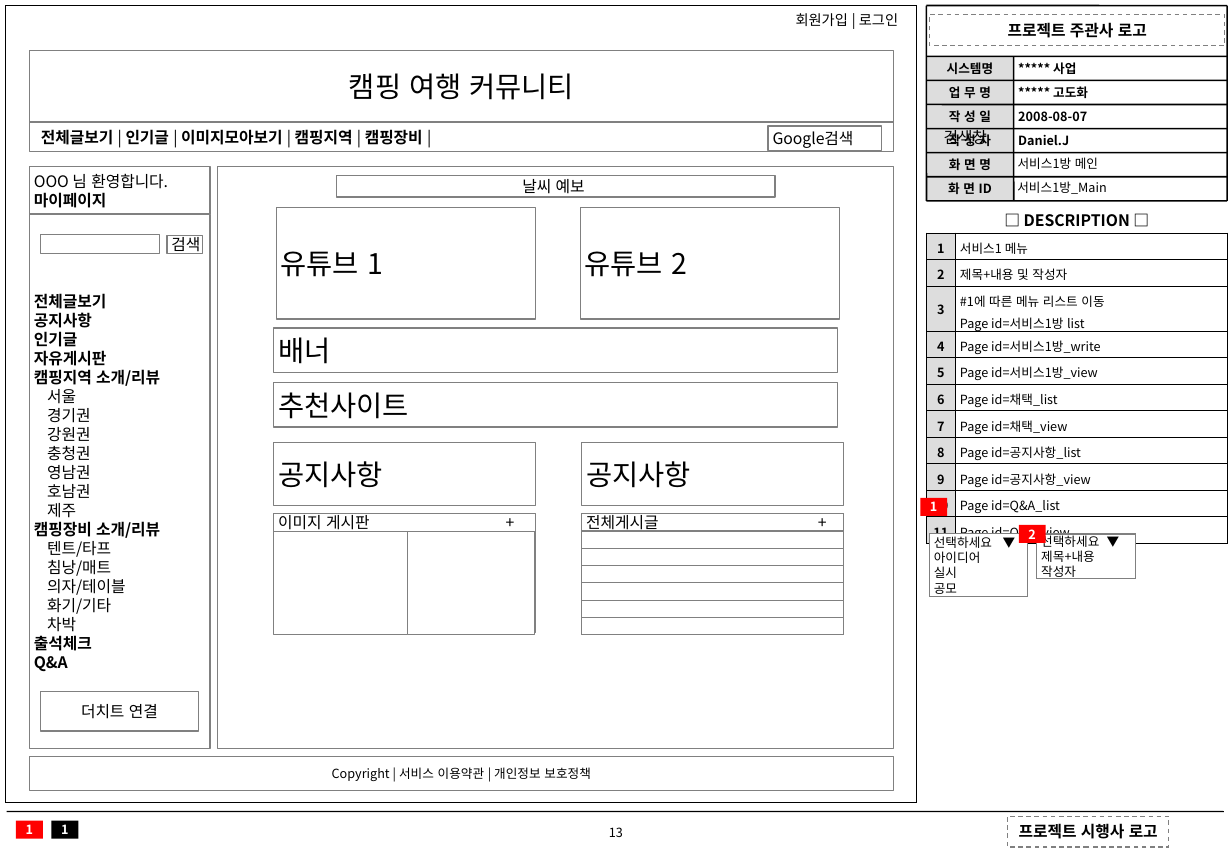
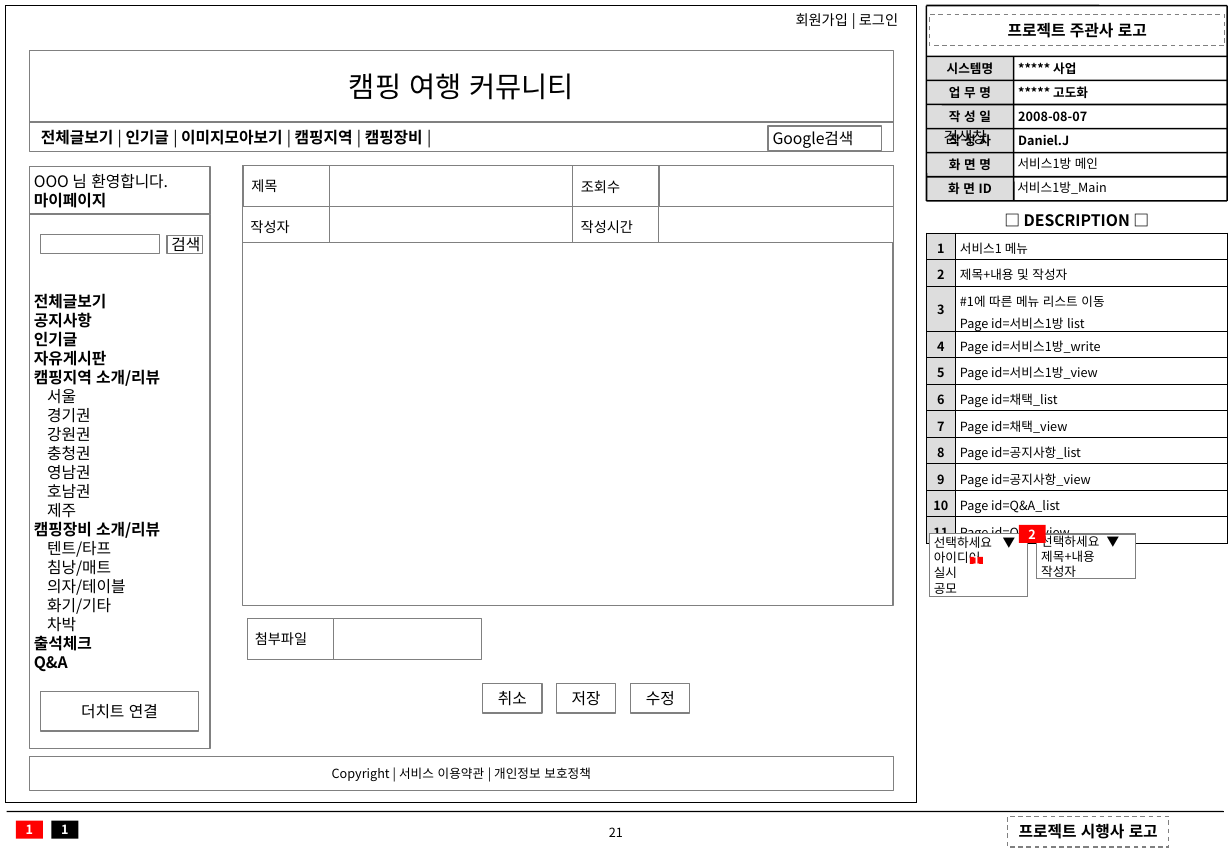
Before and after one commit to dahee2462/camping_community, a slide deck: slide 21 of ex)화면설계서_v1.0.ppt (slide 13 before the commit). Drawn at 1232x853 pixels with LibreOffice and Linux fonts; fonts in the diff are those of the drawing. Boxes give left, top, right and bottom in pixels: in the first picture for what was removed or moved away, otherwise in the second. Text is boxed around its words. In the diff, an @@ line names an element or a change of style, - is before the commit and + after.

```diff
--- a/ex)화면설계서_v1.0.ppt
+++ b/ex)화면설계서_v1.0.ppt
@@ rectangle added at (243,166,893,207), fill #FFFFFF, outline #808080 0.74 pt @@
@@ rectangle added at (243,166,330,207), fill #FFFFFF, outline #808080 0.74 pt, 9 pt, text #000000 @@
+제목
@@ rectangle: place and size @@
-rectangle at (582,531,843,548)
+rectangle at (330,166,573,207)
@@ rectangle removed at (336,176,775,198) @@
-날씨 예보
@@ rectangle added at (572,166,658,207), fill #FFFFFF, outline #808080 0.74 pt, 9 pt, text #000000 @@
+조회수
@@ rectangle: place and size @@
-rectangle at (582,565,843,582)
+rectangle at (659,166,893,207)
@@ rectangle added at (243,206,893,247), fill #FFFFFF, outline #808080 0.74 pt @@
@@ rectangle added at (243,206,330,247), fill #FFFFFF, outline #808080 0.74 pt, 9 pt, text #000000 @@
+작성자
@@ rectangle removed at (276,207,535,318) @@
-유튜브 1
@@ rectangle: place and size @@
-rectangle at (582,548,843,565)
+rectangle at (330,206,573,247)
@@ rectangle added at (572,206,658,247), fill #FFFFFF, outline #808080 0.74 pt, 9 pt, text #000000 @@
+작성시간
@@ rectangle removed at (580,207,839,318) @@
-유튜브 2
@@ rectangle: place and size @@
-rectangle at (582,583,843,600)
+rectangle at (659,207,893,248)
@@ rectangle: place and size @@
-rectangle at (217,167,892,749)
+rectangle at (243,242,893,605)
@@ rectangle removed at (274,327,838,372) @@
-배너
@@ rectangle removed at (274,382,838,426) @@
-추천사이트
@@ rectangle removed at (274,442,535,506) @@
-공지사항
@@ rectangle removed at (582,442,843,506) @@
-공지사항
@@ rectangle removed at (274,531,408,634) @@
@@ rectangle removed at (274,513,535,531) @@
-이미지 게시판 +
@@ rectangle removed at (407,531,534,634) @@
@@ rectangle removed at (582,513,843,634) @@
@@ rectangle removed at (582,514,843,531) @@
-전체게시글 +
@@ rectangle "1": place and size @@
-rectangle "1" at (919,498,947,516)
+rectangle "1" at (969,557,982,564)
@@ rectangle: place and size @@
-rectangle at (274,513,535,632)
+rectangle at (247,618,481,659)
@@ rectangle added at (247,618,333,659), fill #FFFFFF, outline #808080 0.74 pt, 9 pt, text #000000 @@
+첨부파일
@@ rectangle removed at (582,600,843,617) @@
@@ rectangle removed at (582,617,843,634) @@
@@ rectangle added at (482,683,541,713), fill #FFFFFF, outline #808080 0.74 pt, 10 pt, text #000000 @@
+취소
@@ rectangle added at (556,683,615,713), fill #FFFFFF, outline #808080 0.74 pt, 10 pt, text #000000 @@
+저장
@@ rectangle added at (631,683,690,713), fill #FFFFFF, outline #808080 0.74 pt, 10 pt, text #000000 @@
+수정
@@ page number at (609,827,623,837): text changed @@
-13
+21
```
Also in this commit, not shown: 9 slides added.
